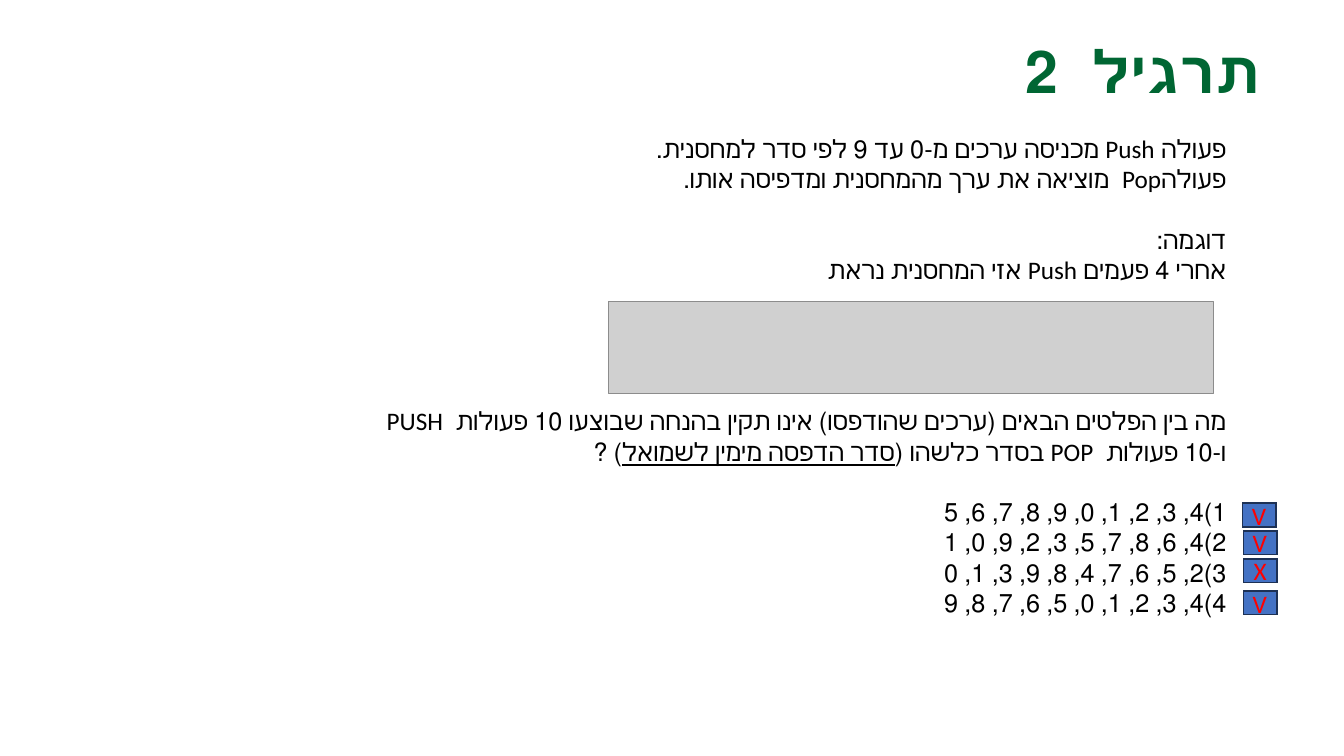
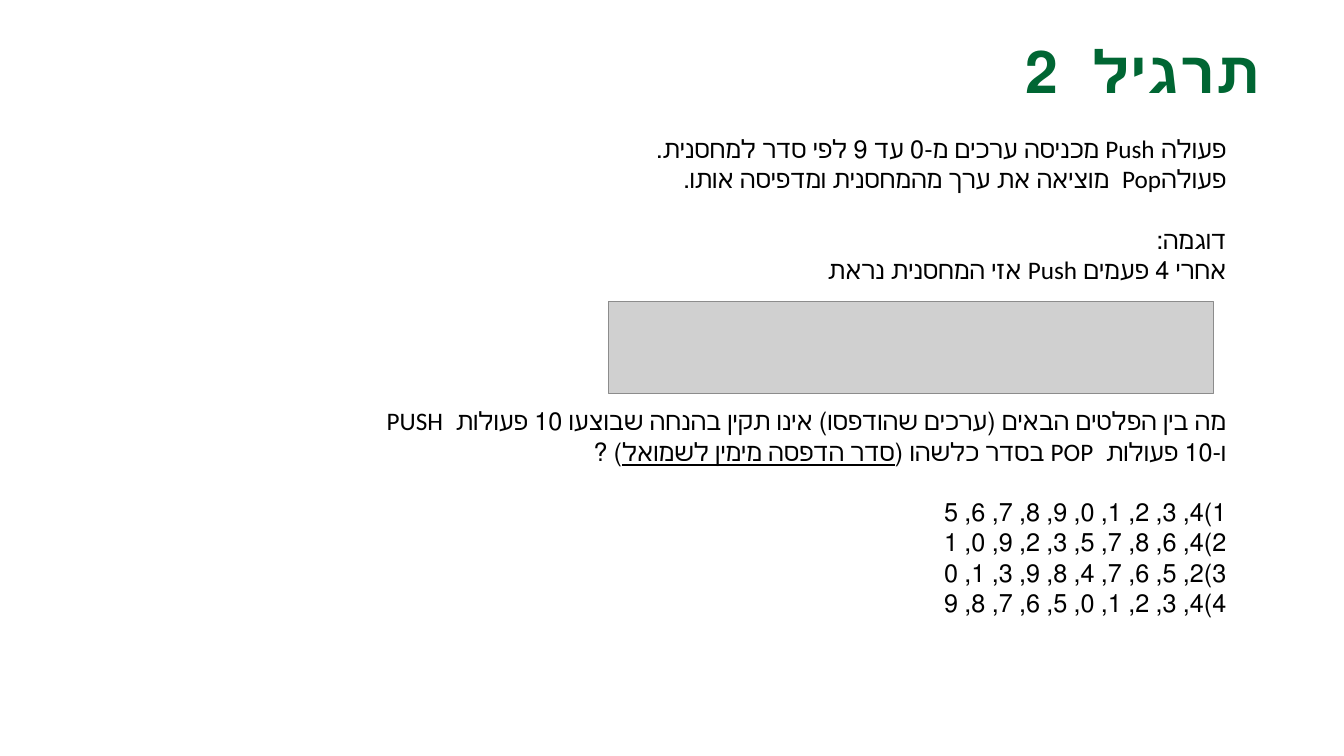
Before and after one commit to GenadyKogan/Data-Structures, a slide deck: slide 8 of t-04-queue-and-stack/תרגול 4.pptx. Drawn at 1344x756 pixels with LibreOffice and Linux fonts; fonts in the diff are those of the drawing; grey boxes stand for pictures; background and template pictures are left out. Boxes give left, top, right and bottom in pixels: in the first picture for what was removed or moved away, otherwise in the second. Text is boxed around its words. In the diff, an @@ line names an element or a change of style, - is before the commit and + after.

Commit message:
stack and queue

```diff
--- a/t-04-queue-and-stack/תרגול 4.pptx
+++ b/t-04-queue-and-stack/תרגול 4.pptx
@@ rectangle removed at [1243, 503, 1276, 527] @@
-V
@@ rectangle removed at [1244, 531, 1277, 556] @@
-V
@@ rectangle removed at [1244, 560, 1277, 584] @@
-X
@@ rectangle removed at [1244, 591, 1277, 615] @@
-V
```
